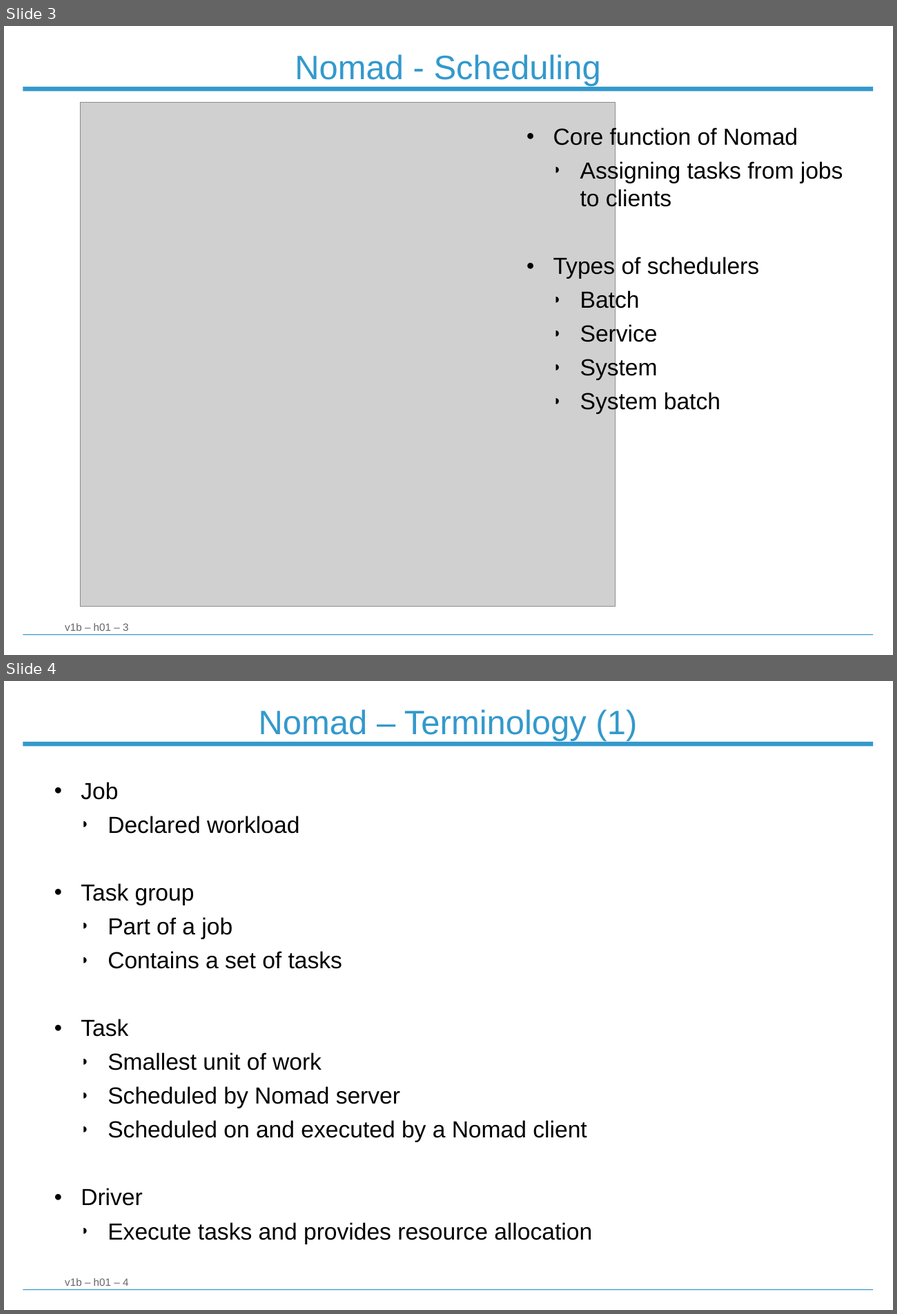
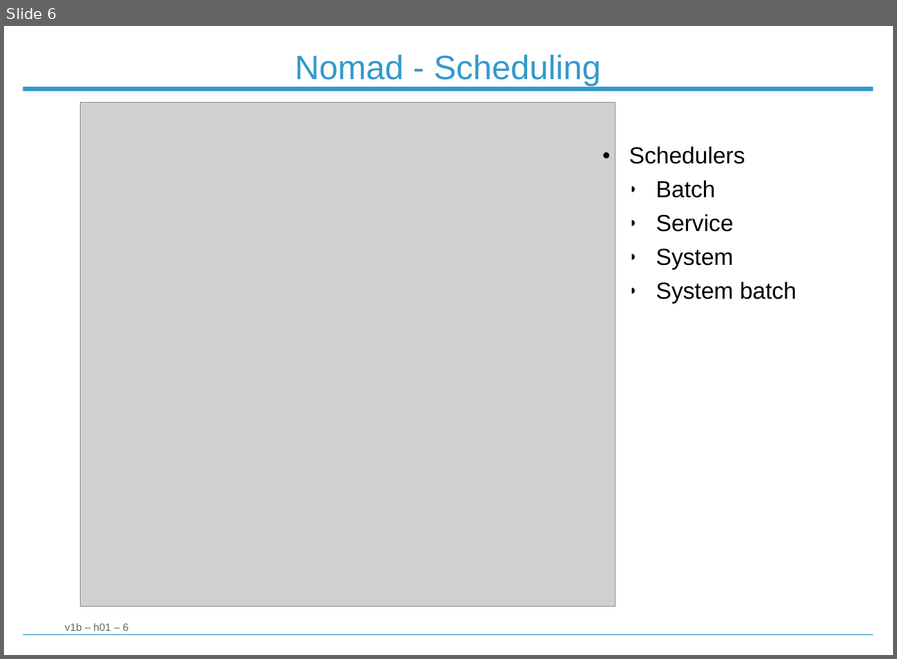
Before and after one commit to Vinclame/at-hashistack-app, a slide deck: presentatie.odp. Shown one above the other, each under a label of ours: slides 3 and 4 before the commit, slide 6 after it. The pictures are 897x1314 and 897x659 pixels, drawn with LibreOffice and Linux fonts; fonts in the diff are those of the drawing; grey boxes stand for pictures; background and template pictures are left out. Boxes give left, top, right and bottom in pixels: in the first picture for what was removed or moved away, otherwise in the second. Text is boxed around its words. In the diff, an @@ line names an element or a change of style, - is before the commit and + after.

```diff
--- a/presentatie.odp
+++ b/presentatie.odp
@@ slide 4 removed at [4, 681, 893, 1310], background #FFFFFF; not listed: 3 template elements that a slide beside it also shows @@
@@ text removed at [259, 709, 637, 741] @@
-Nomad – Terminology (1)
@@ text removed at [81, 782, 592, 1244] @@
-● Job
-  ◗ Declared workload
-● Task group
-  ◗ Part of a job
-  ◗ Contains a set of tasks
-● Task
-  ◗ Smallest unit of work
-  ◗ Scheduled by Nomad server
-  ◗ Scheduled on and executed by a Nomad client
-● Driver
-  ◗ Execute tasks and provides resource allocation
@@ what was slide 3 is now slide 6 @@
@@ slide 6 changed as well @@
@@ text "Schedulers": place and size @@
-text "Schedulers" at [553, 126, 843, 414]
+text "Schedulers" at [629, 146, 796, 303]
@@ text at [629, 146, 745, 164]: text changed @@
-● Core function of Nomad
-  ◗ Assigning tasks from jobs to clients
-● Types of schedulers
+● Schedulers
@@ page number at [65, 623, 129, 630]: text changed @@
-v1b – h01 – 3
+v1b – h01 – 6
```
Also in this commit, not shown: 1 other slide changed, 5 slides added, 2 other slides removed, 6 other files.
